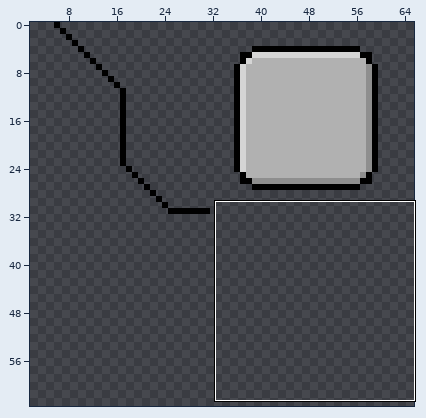
A pixel-art file gets an edit: Assets/Sprites/Tests/UI.aseprite. The picture above shows the old version from afar; the outline marks the close-up.
Close-up. First the earlier version:
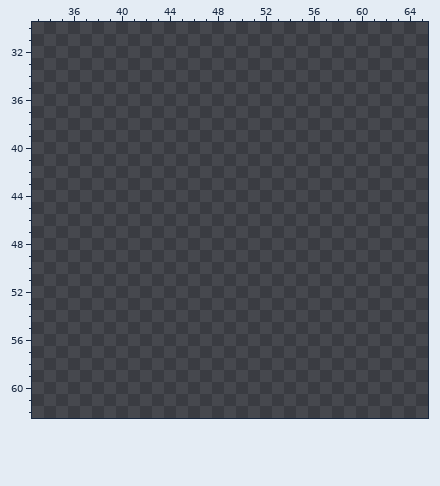
128x128 pixels, 1 frame. Shown: x 33..65, y 30..62. The wide view leaves out empty margins.
Palette (. is transparent): 
Once edited:
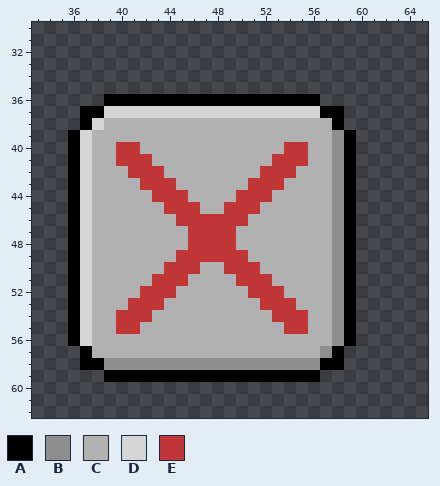
Colours new in this view: A #000000  B #8e8e8e  C #b1b1b1  D #d5d5d5  E #c03636
Diff:
layer "Building deconstruction bar" added
Layer "Building deconstruction bar":
Colour A is added in row 36 at x 39 to 56; in row 37 at x 37 to 38 and 57 to 58; in row 38 at x 37 and 58; in rows 39 to 56 at x 36 and 59; in row 57 at x 37 and 58; in row 58 at x 37 to 38 and 57 to 58.
Colour A is added in row 59 at x 39 to 56.
Colour B is added in rows 39 to 56 at x 58; in row 57 at x 57; in row 58 at x 39 to 56.
Colour C is added in row 38 at x 39 to 57; in row 39 at x 38 to 57; in row 40 at x 38 to 39, 42 to 53 and 56 to 57; in row 41 at x 38 to 39, 43 to 52 and 56 to 57; in row 42 at x 38 to 40, 44 to 51 and 55 to 57; in row 43 at x 38 to 41, 45 to 50 and 54 to 57.
Colour C is added in row 44 at x 38 to 42, 46 to 49 and 53 to 57; in row 45 at x 38 to 43, 47 to 48 and 52 to 57; in row 46 at x 38 to 44 and 51 to 57; in rows 47 to 48 at x 38 to 45 and 50 to 57; in row 49 at x 38 to 44 and 51 to 57; in row 50 at x 38 to 43, 47 to 48 and 52 to 57.
Colour C is added in row 51 at x 38 to 42, 46 to 49 and 53 to 57; in row 52 at x 38 to 41, 45 to 50 and 54 to 57; in row 53 at x 38 to 40, 44 to 51 and 55 to 57; in row 54 at x 38 to 39, 43 to 52 and 56 to 57; in row 55 at x 38 to 39, 42 to 53 and 56 to 57; in row 56 at x 38 to 57.
Colour C is added in row 57 at x 38 to 56.
Colour D is added in row 37 at x 39 to 56; in row 38 at x 38; in rows 39 to 56 at x 37.
Colour E is added in row 40 at x 40 to 41 and 54 to 55; in row 41 at x 40 to 42 and 53 to 55; in row 42 at x 41 to 43 and 52 to 54; in row 43 at x 42 to 44 and 51 to 53; in row 44 at x 43 to 45 and 50 to 52; in row 45 at x 44 to 46 and 49 to 51.
Colour E is added in row 46 at x 45 to 50; in rows 47 to 48 at x 46 to 49; in row 49 at x 45 to 50; in row 50 at x 44 to 46 and 49 to 51; in row 51 at x 43 to 45 and 50 to 52; in row 52 at x 42 to 44 and 51 to 53.
Colour E is added in row 53 at x 41 to 43 and 52 to 54; in row 54 at x 40 to 42 and 53 to 55; in row 55 at x 40 to 41 and 54 to 55.
Changed places in both close-ups, as pixel boxes (x1, y1, x2, y2):
added: (68, 94, 356, 382)
